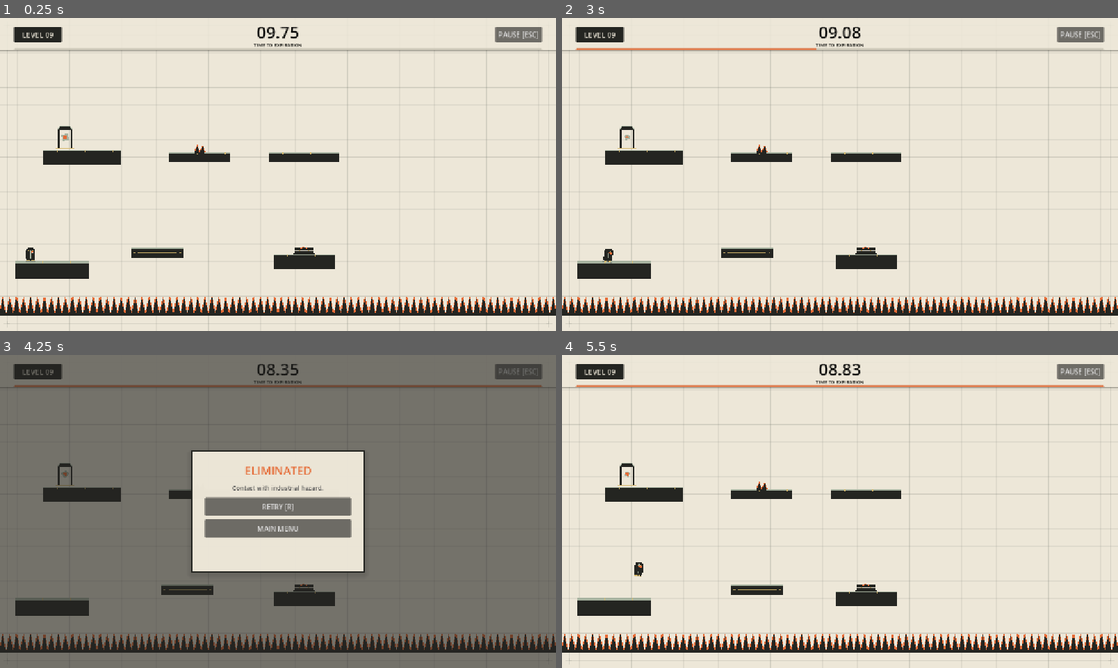
Above: before the commit, frames 1-4 (two rows, left to right).
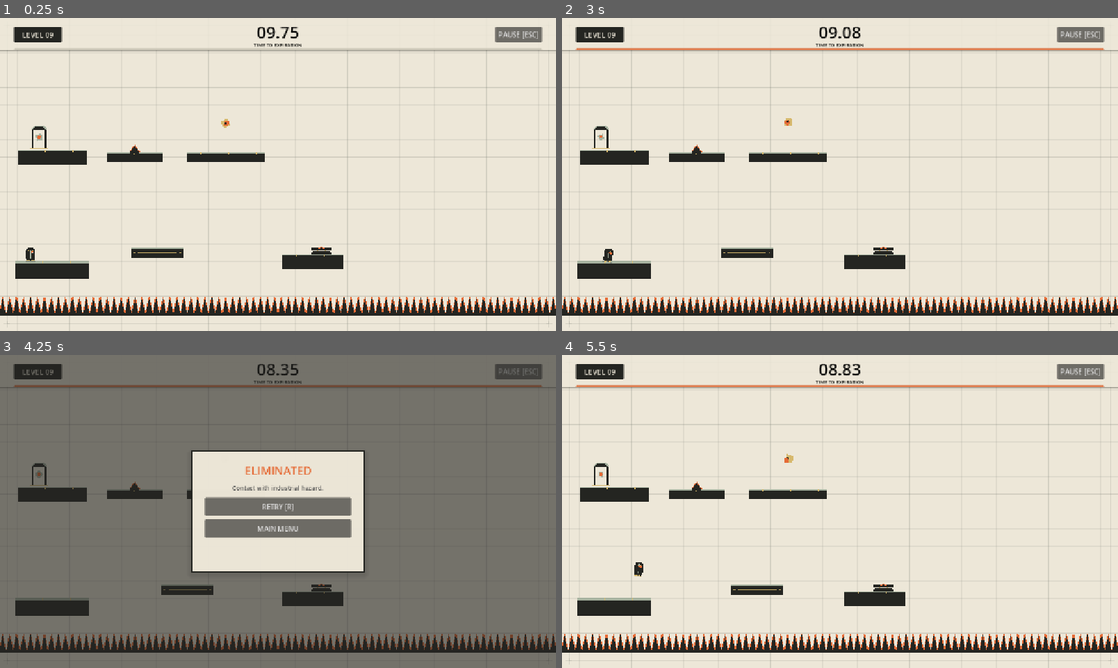
Above: after the commit, the same moments.

Repository: raghav-sharma-ai/CLICK
Game: Godot game, scene res://scenes/levels/level_9.tscn
Two runs of this game, one before a commit and one after it. Both use one fixed random seed, a clock stepped at 60 frames per second and the inputs below. This scene is started directly instead of the project's main scene.
Inputs:
- Up to frame 1 (0.25 s): no input
- Up to frame 2 (3 s): tap Enter (ui_accept) at 0.5 s; hold D (move_right) 0.53-1.25 s; tap P at 0.6, 2.85 s; tap Space (jump) at 0.77 s; click "PAUSE [ESC]" at 1.25 s; click "RESTART [R]" at 2 s; hold D (move_right) from 2.78 s (still down)
- Up to frame 3 (4.25 s): tap Space (jump) at 3.02 s; release D (move_right) at 3.53 s; hold A (move_left) from 3.53 s (still down); tap P at 3.6 s
- Up to frame 4 (5.5 s): release A (move_left) at 4.25 s; click "RETRY [R]" at 4.25 s; hold D (move_right) from 5.03 s (still down); tap P at 5.1 s; tap Space (jump) at 5.27 s

The runs differ from the first frame. In frame 1, 1.9% of the frame differs, in the area x 3-62%, y 32-81%; in frame 2, 2.2%, in the area x 3-98%, y 9-81%; in frame 3, 1.2%; in frame 4, 1.9%.
Error in both runs: Invalid call. Nonexistent function 'is_action_just_pressed' in base 'InputEventKey'. (res://scripts/ui/hud.gd:65)

Commit message:
Fix Level 9: re-align launch arc to open space to eliminate ceiling collision block

Diff:
--- a/scenes/levels/level_9.tscn
+++ b/scenes/levels/level_9.tscn
@@ -9,6 +9,7 @@
 [ext_resource type="PackedScene" path="res://scenes/objects/hazard.tscn" id="7_hazard"]
 [ext_resource type="PackedScene" path="res://scenes/objects/launch_pad.tscn" id="8_launch"]
 [ext_resource type="PackedScene" path="res://scenes/objects/moving_platform.tscn" id="9_moving"]
+[ext_resource type="PackedScene" path="res://scenes/objects/time_fragment.tscn" id="10_frag"]
 
 [node name="Level9" type="Node2D"]
 script = ExtResource("1_controller")
@@ -42,20 +43,20 @@
 size = Vector2(170, 40)
 
 [node name="LowerRightLaunchBase" parent="Platforms" instance=ExtResource("6_platform")]
-position = Vector2(700, 560)
+position = Vector2(720, 560)
 size = Vector2(140, 32)
 
 [node name="UpperRafter" parent="Platforms" instance=ExtResource("6_platform")]
-position = Vector2(700, 320)
-size = Vector2(160, 24)
+position = Vector2(520, 320)
+size = Vector2(180, 24)
 
 [node name="UpperMid" parent="Platforms" instance=ExtResource("6_platform")]
-position = Vector2(460, 320)
-size = Vector2(140, 24)
+position = Vector2(310, 320)
+size = Vector2(130, 24)
 
 [node name="ExitPlatform" parent="Platforms" instance=ExtResource("6_platform")]
-position = Vector2(190, 320)
-size = Vector2(180, 32)
+position = Vector2(120, 320)
+size = Vector2(160, 32)
 
 [node name="MovingPlatforms" type="Node2D" parent="."]
 
@@ -69,8 +70,8 @@
 [node name="LaunchPads" type="Node2D" parent="."]
 
 [node name="SuperSpring" parent="LaunchPads" instance=ExtResource("8_launch")]
-position = Vector2(700, 544)
-launch_impulse = Vector2(0, -820)
+position = Vector2(740, 544)
+launch_impulse = Vector2(-250, -780)
 
 [node name="Hazards" type="Node2D" parent="."]
 
@@ -79,13 +80,19 @@
 width = 1380.0
 height = 40.0
 
-[node name="RafterSpikeGuard" parent="Hazards" instance=ExtResource("7_hazard")]
-position = Vector2(460, 308)
-width = 24.0
+[node name="MidSpikeGuard" parent="Hazards" instance=ExtResource("7_hazard")]
+position = Vector2(310, 308)
+width = 22.0
 height = 16.0
+
+[node name="TimeFragments" type="Node2D" parent="."]
+
+[node name="Shard1" parent="TimeFragments" instance=ExtResource("10_frag")]
+position = Vector2(520, 240)
+bonus_seconds = 2.0
 
 [node name="Player" parent="." instance=ExtResource("4_player")]
 position = Vector2(70, 540)
 
 [node name="Goal" parent="." instance=ExtResource("5_goal")]
-position = Vector2(150, 274)
+position = Vector2(90, 274)
Not shown: 1 places in scenes/levels/level_9.tscn that only renumber resources
